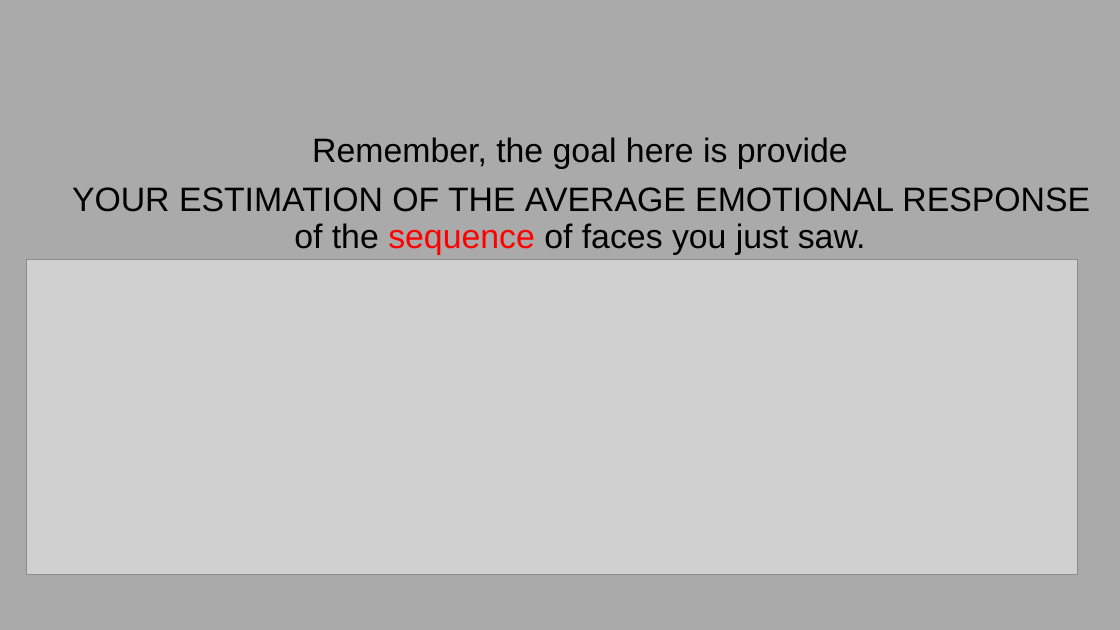
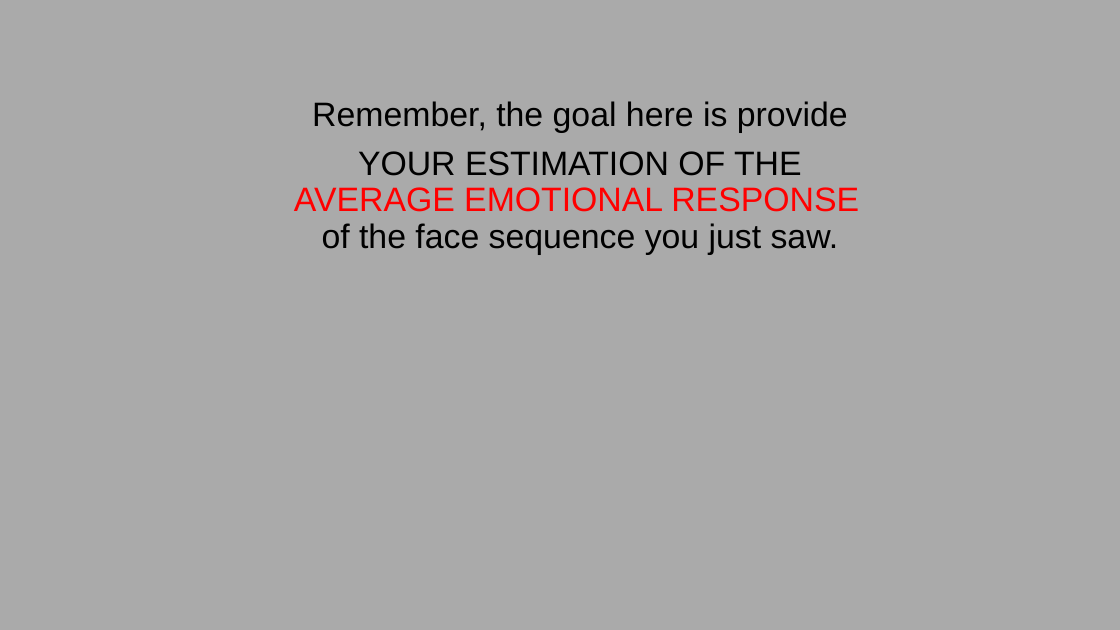
Before and after one commit to GoldenbergLab/task-sequential-faces-emotion-estimation, a slide deck: slide 5 of img/ins/instructions1.4.19.pptx (slide 4 before the commit). Drawn at 1120x630 pixels with LibreOffice and Linux fonts; fonts in the diff are those of the drawing; grey boxes stand for pictures. Boxes give left, top, right and bottom in pixels: in the first picture for what was removed or moved away, otherwise in the second. Text is boxed around its words. In the diff, an @@ line names an element or a change of style, - is before the commit and + after.

```diff
--- a/img/ins/instructions1.4.19.pptx
+++ b/img/ins/instructions1.4.19.pptx
@@ text at [294, 151, 859, 255]: text changed @@
-YOUR ESTIMATION OF THE AVERAGE EMOTIONAL RESPONSE
-of the sequence of faces you just saw.
+YOUR ESTIMATION OF THE
+AVERAGE EMOTIONAL RESPONSE
+of the face sequence you just saw.
@@ picture removed at [26, 259, 1077, 574] @@
```
Also in this commit, not shown: 6 other slides changed, 1 slide added, 12 other files.
